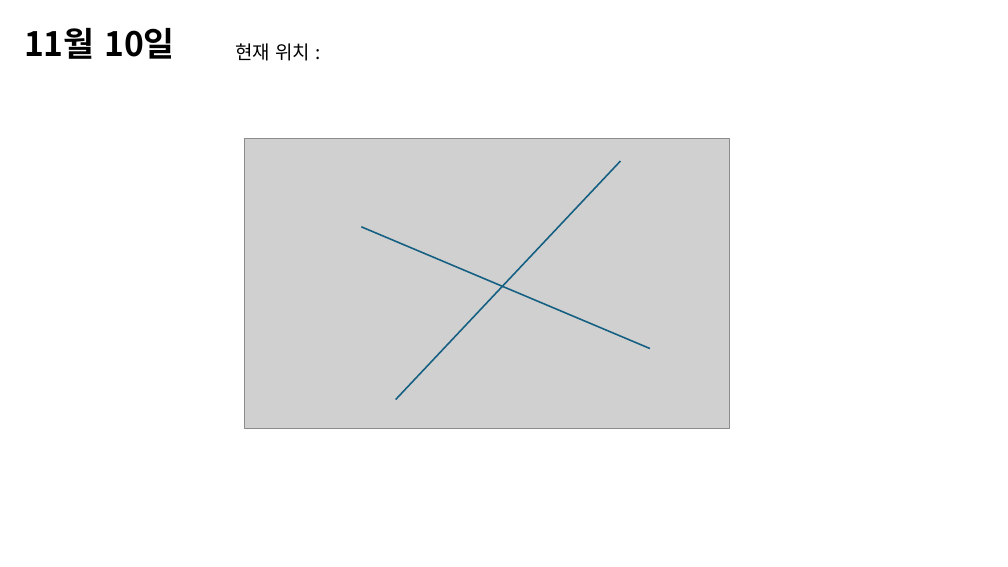
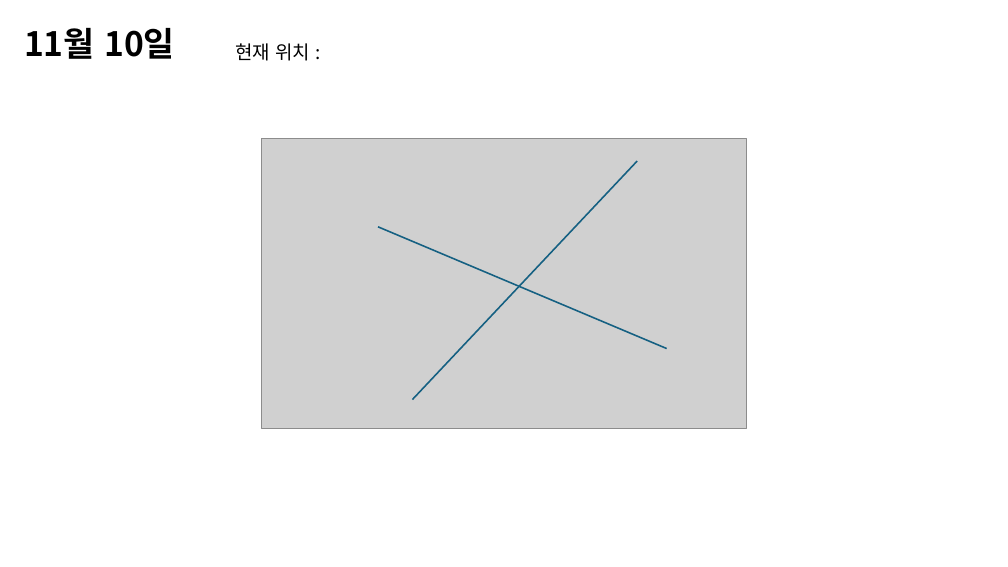
Before and after one commit to higun295/ApprenticeProject, a slide deck: slide 4 of Project_20241105.pptx. Drawn at 1008x567 pixels with LibreOffice and Linux fonts; fonts in the diff are those of the drawing; grey boxes stand for pictures. Boxes give left, top, right and bottom in pixels: in the first picture for what was removed or moved away, otherwise in the second. Text is boxed around its words. In the diff, an @@ line names an element or a change of style, - is before the commit and + after.

```diff
--- a/Project_20241105.pptx
+++ b/Project_20241105.pptx
@@ 2 lines, 1 picture: place and size @@
-2 lines, 1 picture at <box>245,139,730,429</box>
+2 lines, 1 picture at <box>262,139,747,429</box>
```
Also in this commit, not shown: 2 other slides changed, 8 slides added, 1 slide removed, 21 other files.
